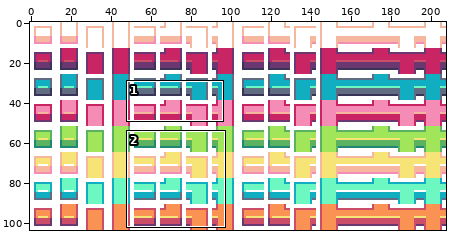
File history of a sprite sheet, examples/19 - snake with guns/img/players4.png. Above, an overview of the earlier version with the close-up marked.
Close-up. Old version:
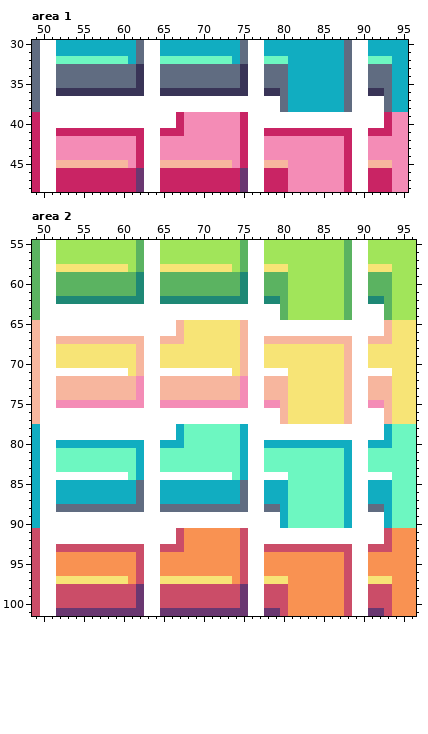
The file is 208x104 pixels. Shown: area 1: x 49..95, y 30..48; area 2: x 49..96, y 55..101. The commit also changed other parts of the picture, which this record leaves out.
After the commit:
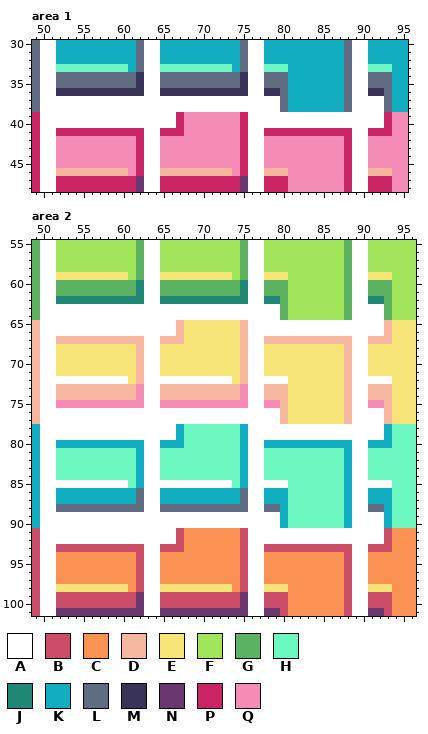
Palette (. is transparent): A #ffffff  B #cb4d68  C #f99252  D #f7b69e  E #f7e476  F #a1e55a  G #5bb361  H #6df7c1  J #1e8875  K #11adc1  L #606c81  M #393457  N #6a3771  P #c92464  Q #f48cb6
What changed:
Area 1:
y 32: x 52..60 HHHHHHHHH -> KKKKKKKKK; x 65..73 HHHHHHHHH -> KKKKKKKKK; x 78..80 HHH -> KKK; x 91..93 HHH -> KKK
y 33: x 52..62 LLLLLLLLLLM -> HHHHHHHHHKL; x 65..75 LLLLLLLLLLM -> HHHHHHHHHKL; x 78..80 LLL -> HHH; x 91..93 LLL -> HHH
y 45: x 52..60 DDDDDDDDD -> QQQQQQQQQ; x 65..73 DDDDDDDDD -> QQQQQQQQQ; x 78..80 DDD -> QQQ; x 91..93 DDD -> QQQ
y 46: x 52..62 PPPPPPPPPPN -> DDDDDDDDDQP; x 65..75 PPPPPPPPPPN -> DDDDDDDDDQP; x 78..80 PPP -> DDD; x 91..93 PPP -> DDD
Area 2:
y 58: x 52..60 EEEEEEEEE -> FFFFFFFFF; x 65..73 EEEEEEEEE -> FFFFFFFFF; x 78..80 EEE -> FFF; x 91..93 EEE -> FFF
y 59: x 52..62 GGGGGGGGGGJ -> EEEEEEEEEFG; x 65..75 GGGGGGGGGGJ -> EEEEEEEEEFG; x 78..80 GGG -> EEE; x 91..93 GGG -> EEE
y 71: x 52..60 AAAAAAAAA -> EEEEEEEEE; x 65..73 AAAAAAAAA -> EEEEEEEEE; x 78..80 AAA -> EEE; x 91..93 AAA -> EEE
y 72: x 52..62 DDDDDDDDDDQ -> AAAAAAAAAED; x 65..75 DDDDDDDDDDQ -> AAAAAAAAAED; x 78..80 DDD -> AAA; x 91..93 DDD -> AAA
y 84: x 52..60 AAAAAAAAA -> HHHHHHHHH; x 65..73 AAAAAAAAA -> HHHHHHHHH; x 78..80 AAA -> HHH; x 91..93 AAA -> HHH
y 85: x 52..62 KKKKKKKKKKL -> AAAAAAAAAHK; x 65..75 KKKKKKKKKKL -> AAAAAAAAAHK; x 78..80 KKK -> AAA; x 91..93 KKK -> AAA
y 97: x 52..60 EEEEEEEEE -> CCCCCCCCC; x 65..73 EEEEEEEEE -> CCCCCCCCC; x 78..80 EEE -> CCC; x 91..93 EEE -> CCC
y 98: x 52..62 BBBBBBBBBBN -> EEEEEEEEECB; x 65..75 BBBBBBBBBBN -> EEEEEEEEECB; x 78..80 BBB -> EEE; x 91..93 BBB -> EEE
